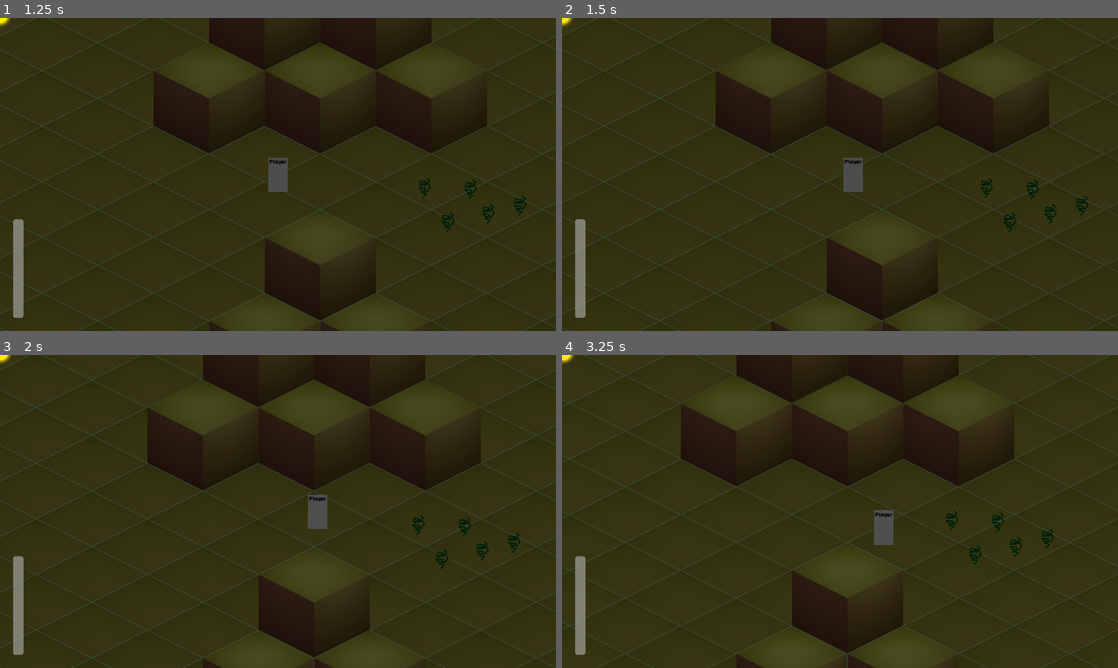
Above: before the commit, frames 1-4 (two rows, left to right).
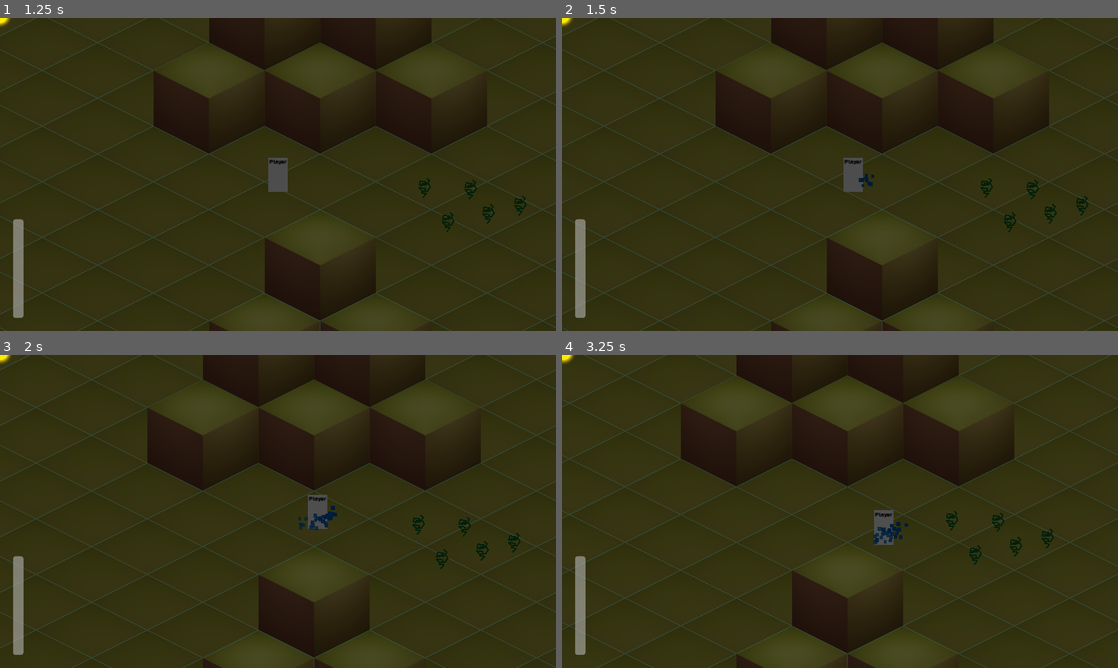
Above: after the commit, the same moments.

Repository: lorentzo/jagoda-jam
Game: Godot game, scene res://Scenes/MainMenu.tscn
The game is run twice, just before and just after one commit, with the same random seed, the same clock (stepped at 60 frames per second) and the same inputs.
Inputs:
- Up to frame 1 (1.25 s): click "Play" at 0.5 s
- Up to frame 2 (1.5 s): hold Right (walk-right) from 1.28 s (still down); hold Space (use-item) from 1.28 s (still down)
- Up to frame 3 (2 s): keep holding Right (walk-right); keep holding Space (use-item)
- Up to frame 4 (3.25 s): release Right (walk-right) at 2.03 s; release Space (use-item) at 2.03 s; hold Down (walk-down) 2.03-2.78 s; tap Space (use-item) at 2.1 s; hold Right (walk-right) from 2.78 s (still down); hold Space (use-item) from 2.78 s (still down)

Frame 1 is identical in both runs. In frame 2, less than 0.1% of the frame differs, in the area x 53-57%, y 49-54%; in frame 3, 0.2%; in frame 4, 0.2%, in the area x 56-63%, y 53-61%.

Commit message:
Add water particles

Diff:
--- a/jagoda/Scenes/Player.gd
+++ b/jagoda/Scenes/Player.gd
@@ -27,11 +27,18 @@
 		walk_velocity.y = 1
 
 	if Input.is_action_pressed("use-item"):
+		if not $WaterParticles.emitting:
+			$WaterParticles.emitting = true
 		for plant in self.visible_plants.keys():
 			plant.refresh(5.0 * delta)
+	else:
+		if $WaterParticles.emitting:
+			$WaterParticles.emitting = false
 
 	if walk_velocity.x != 0:
 		$RefreshArea.scale.x = walk_velocity.x
+		$WaterParticles.position.x = abs($WaterParticles.position.x) * walk_velocity.x
+		$WaterParticles.scale.x = walk_velocity.x
 
 	self.velocity = walk_velocity.normalized() * WALK_SPEED
 	move_and_slide()
--- a/jagoda/Scenes/Player.tscn
+++ b/jagoda/Scenes/Player.tscn
@@ -9,6 +9,9 @@
 
 [sub_resource type="RectangleShape2D" id="RectangleShape2D_8ctm2"]
 size = Vector2(107, 113)
+
+[sub_resource type="Gradient" id="Gradient_2v5sl"]
+colors = PackedColorArray(0.219608, 0.780392, 1, 1, 0.109804, 1, 1, 0.65098)
 
 [node name="Player" type="CharacterBody2D"]
 y_sort_enabled = true
@@ -55,5 +58,24 @@
 position = Vector2(63.5, 0)
 shape = SubResource("RectangleShape2D_8ctm2")
 
+[node name="WaterParticles" type="CPUParticles2D" parent="."]
+position = Vector2(41, 8)
+emitting = false
+amount = 32
+lifetime = 0.6
+randomness = 0.5
+lifetime_randomness = 0.1
+fract_delta = false
+emission_shape = 1
+emission_sphere_radius = 20.0
+direction = Vector2(1.5, 1)
+gravity = Vector2(0, 98)
+initial_velocity_min = 5.0
+initial_velocity_max = 50.0
+scale_amount_min = 7.0
+scale_amount_max = 10.0
+color = Color(0, 0.419608, 0.756863, 1)
+color_ramp = SubResource("Gradient_2v5sl")
+
 [connection signal="area_entered" from="RefreshArea" to="." method="_on_refresh_area_area_entered"]
 [connection signal="area_exited" from="RefreshArea" to="." method="_on_refresh_area_area_exited"]
Not shown: 1 places in jagoda/Scenes/Player.tscn that only renumber resources
